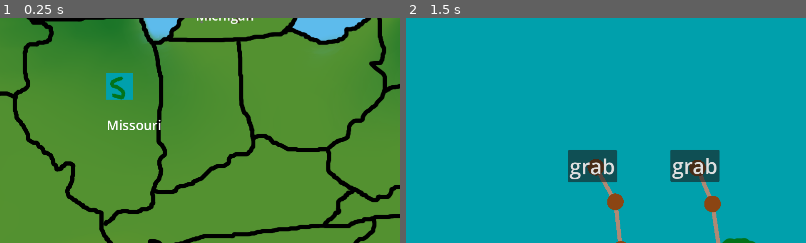
Above: before the commit, frames 1-2 (left to right).
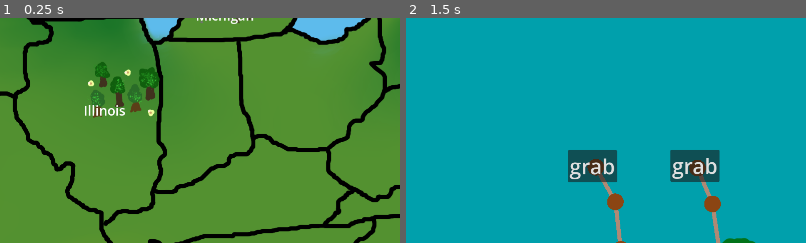
Above: after the commit, the same moments.

Repository: jadicodes/usitcc-hackathon-2025
Game: Godot game, scene res://game.tscn
Same seed, same stepped clock (60 frames per second), same inputs: the game is played once before the commit and once after it. The engine's default icon, where the game draws it, is replaced by a stand-in: a white triangle on a blue panel in a dark square.
Inputs:
- Up to frame 1 (0.25 s): no input
- Up to frame 2 (1.5 s): click "Missouri" (after the commit: "Illinois") at 0.5 s; click "grab" at 1.25 s
The pictures show only the part of the screen within x 42-92%, y 19-69%; the shares and areas given below are measured in that part.

The runs differ from the first frame. In frame 1, 2.5% of the frame differs, in the area x 21-41%, y 19-50%; in frame 2, nothing differs.

Commit message:
Add Illinois resource

Diff:
--- a/project/map/map.tscn
+++ b/project/map/map.tscn
@@ -1,9 +1,10 @@
-[gd_scene load_steps=6 format=3 uid="uid://ldhe0icymy6i"]
+[gd_scene load_steps=7 format=3 uid="uid://ldhe0icymy6i"]
 
 [ext_resource type="Script" uid="uid://cti65j72nqten" path="res://map/map.gd" id="1_hgrid"]
 [ext_resource type="PackedScene" uid="uid://r08qwxm16rsh" path="res://map/village_button.tscn" id="2_a0dt8"]
 [ext_resource type="Texture2D" uid="uid://dawmt1a8jykmu" path="res://map/map.png" id="2_lgq1i"]
 [ext_resource type="Resource" uid="uid://df50dxj18nh4s" path="res://villages/missouri.tres" id="3_4hjbm"]
+[ext_resource type="Resource" uid="uid://6a0vg4r4jn8e" path="res://villages/illinois.tres" id="5_7lyie"]
 [ext_resource type="Resource" uid="uid://dcp0v67kvysfq" path="res://villages/michigan.tres" id="5_kffv2"]
 
 [node name="Map" type="Control"]
@@ -39,11 +40,11 @@
 
 [node name="VillageButton3" parent="." instance=ExtResource("2_a0dt8")]
 layout_mode = 0
-offset_left = 1061.0
-offset_top = 341.0
-offset_right = 1161.0
-offset_bottom = 441.0
-village = ExtResource("3_4hjbm")
+offset_left = 1006.0
+offset_top = 306.0
+offset_right = 1106.0
+offset_bottom = 406.0
+village = ExtResource("5_7lyie")
 
 [node name="VillageButton4" parent="." instance=ExtResource("2_a0dt8")]
 layout_mode = 0
--- /dev/null
+++ b/project/villages/illinois.tres
@@ -0,0 +1,10 @@
+[gd_resource type="Resource" script_class="Village" load_steps=3 format=3 uid="uid://6a0vg4r4jn8e"]
+
+[ext_resource type="Texture2D" uid="uid://vj1uy3cqlmud" path="res://villages/illinois_button.png" id="1_3u0cm"]
+[ext_resource type="Script" uid="uid://dunnhnu5jvnm6" path="res://villages/village.gd" id="1_fnuwb"]
+
+[resource]
+script = ExtResource("1_fnuwb")
+village_name = "Illinois"
+button_texture = ExtResource("1_3u0cm")
+metadata/_custom_type_script = "uid://dunnhnu5jvnm6"
Binary file added: project/villages/illinois_button.png
Not shown, added: project/villages/illinois_button.png.import
